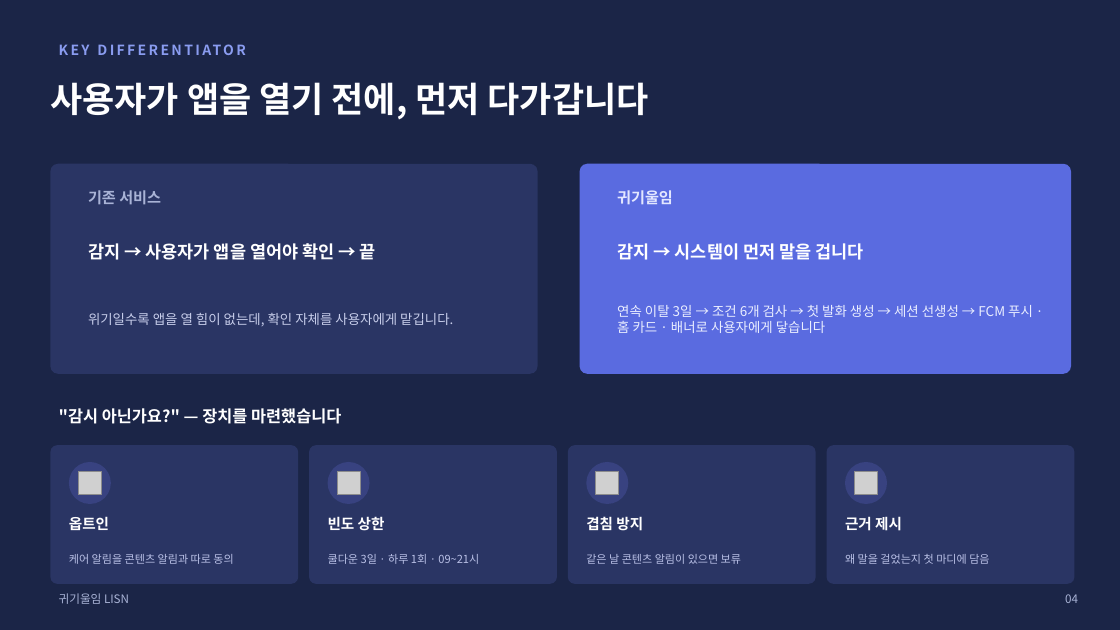
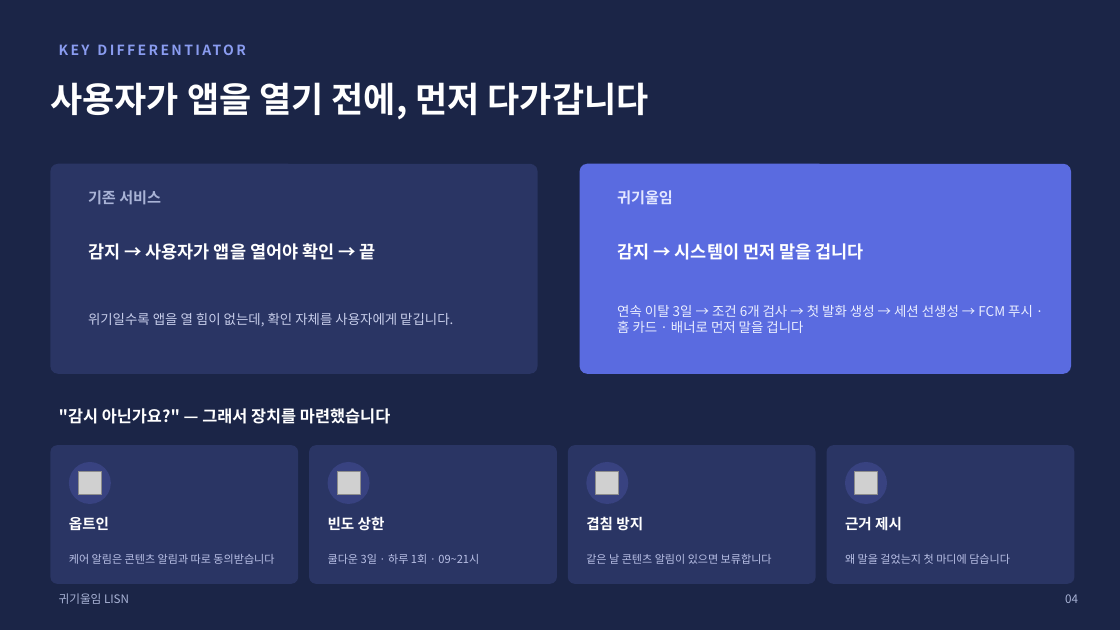
Before and after one commit to 2026-SMHRD-KDT-HealthCare-5/lisn, a slide deck: slide 5 of documents/최종발표자료_귀기울임.pptx. Drawn at 1120x630 pixels with LibreOffice and Linux fonts; fonts in the diff are those of the drawing; grey boxes stand for pictures. Boxes give left, top, right and bottom in pixels: in the first picture for what was removed or moved away, otherwise in the second. Text is boxed around its words. In the diff, an @@ line names an element or a change of style, - is before the commit and + after.

Commit message:
fix(발표·영상): 문구 전면 재작성 — 주어 복원·논리 연결·뜻이 서는 낱말로
지적받은 세 가지를 한꺼번에 고쳤습니다.

1. 주어·목적어가 빠져 있었습니다
   "수면 패턴이 5일째 무너진 것을" → "사용자의 수면 패턴이 …"
   "앱은 열리지 않습니다" → "사용자는 앱을 열지 않습니다"
   설명하는 글인데 누구 얘긴지가 없었습니다.

2. 앞뒤 문장이 논리로 이어지지 않았습니다
   컷1이 "알아챕니다"로 끝나고 다음 줄이 따로 놀았습니다. 이제
   감지 → 선제 접촉 → 첫 마디로 대화 시작 순으로 이어집니다.
   이걸 담으려면 두 줄로는 폭이 모자라, 자막을 3줄 구조로 바꾸고
   폰트를 34→30 으로 줄였습니다(desktop 컷은 1→2줄).

3. 그 낱말만 보고는 뜻이 안 서는 표현들
   "관리자는 전체를 봅니다" → "위험한 사람이 먼저 보입니다"
   "몸의 신호를 정서로"(서술어 없음) → "몸의 신호에서 마음을 읽습니다"
   "두 성격으로 듣습니다"(챗봇은 듣는 게 아니라 답함) → "성격을 골라 대화합니다"
   "개인 기준선 이탈 탐지"(명사 4개) → "평소와 얼마나 다른가"
   "남은 미탐 6건"(업계 용어) → "놓친 6건"

같은 걸 두 이름으로 부르던 것도 정리했습니다 — 헤드라인은 "선제 접촉"
인데 바로 아래 카드가 "선제 케어"였습니다.

문구 검토에 OpenAI(gpt-5.4)를 썼습니다. 다만 글자만 넘기지 않고 각
문구가 어느 화면 위에 뜨는지·앞뒤로 무슨 말이 오는지·길이 제한이
얼마인지를 함께 넘겨 상황에 맞는 문장을 받도록 했습니다. 스크립트는
tools/naturalize_deck.py 에 남겼습니다. 제안 56건 중 실제로 적용한
것은 35건이고, 나머지는 사실관계를 약하게 만들거나(실측으로 "증명"을
"확인"으로) 정본 문서의 과제명을 건드려 뺐습니다.

영문 섹션 라벨(PROBLEM & ANSWER 등)은 한글 제목 위에 얹는 디자인
요소라 그대로 뒀습니다. 바꾸면 한글이 두 줄로 겹칩니다.

자막 길이 초과는 스크립트에서 세도록 기준을 주석에 박아 뒀습니다
(phone/still 34자 · desktop 46자). 영상 재빌드, 발표자료 임베드
영상 갱신, validate.py·check_numbers.py 통과까지 확인했습니다.

```diff
--- a/documents/최종발표자료_귀기울임.pptx
+++ b/documents/최종발표자료_귀기울임.pptx
@@ text at (617,305,1033,333): text changed @@
-연속 이탈 3일 → 조건 6개 검사 → 첫 발화 생성 → 세션 선생성 → FCM 푸시 · 홈 카드 · 배너로 사용자에게 닿습니다
+연속 이탈 3일 → 조건 6개 검사 → 첫 발화 생성 → 세션 선생성 → FCM 푸시 · 홈 카드 · 배너로 먼저 말을 겁니다
@@ text at (59,408,390,424): text changed @@
-"감시 아닌가요?" — 장치를 마련했습니다
+"감시 아닌가요?" — 그래서 장치를 마련했습니다
@@ text at (69,554,274,564): text changed @@
-케어 알림을 콘텐츠 알림과 따로 동의
+케어 알림은 콘텐츠 알림과 따로 동의받습니다
@@ text at (586,554,772,564): text changed @@
-같은 날 콘텐츠 알림이 있으면 보류
+같은 날 콘텐츠 알림이 있으면 보류합니다
@@ text at (845,554,1010,564): text changed @@
-왜 말을 걸었는지 첫 마디에 담음
+왜 말을 걸었는지 첫 마디에 담습니다
```
Also in this commit, not shown: 7 other slides changed, 3 other files.
